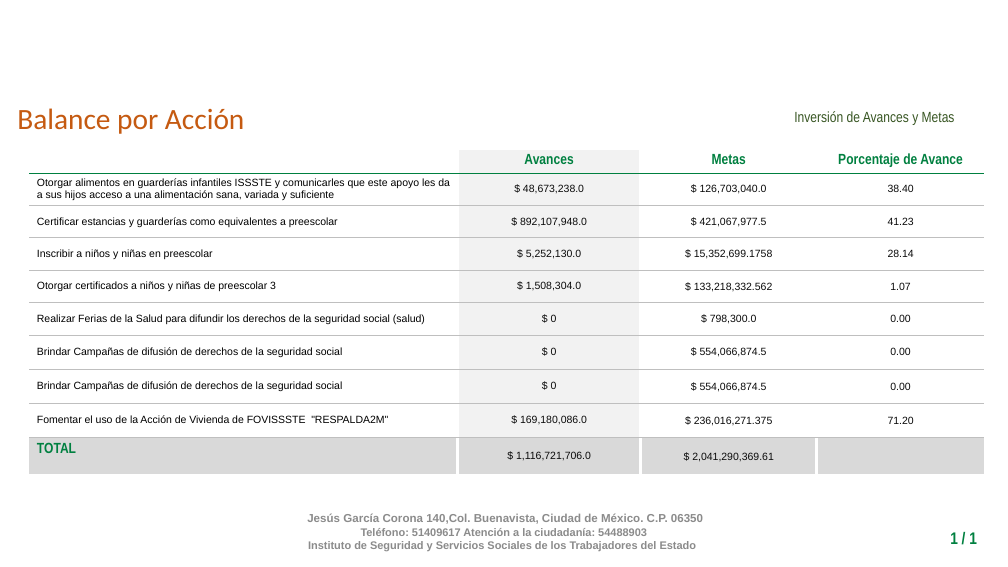
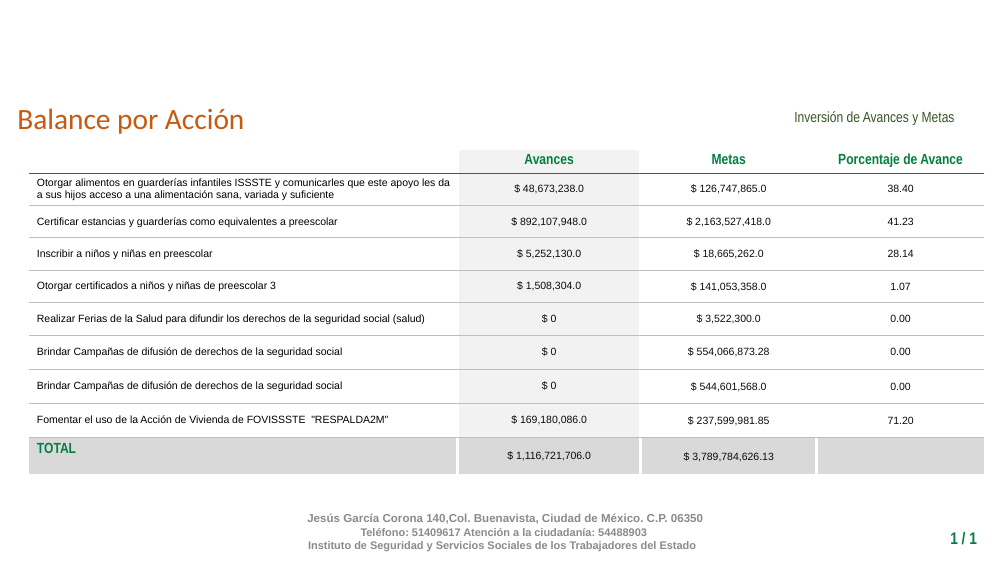
Before and after one commit to fpedro23/djangoISSSTE, a slide deck: slide 2 of djangoISSSTE/static/ppt/ppt-generados/balance_accion_1.pptx. Drawn at 1008x567 pixels with LibreOffice and Linux fonts; fonts in the diff are those of the drawing; background and template pictures are left out. Boxes give left, top, right and bottom in pixels: in the first picture for what was removed or moved away, otherwise in the second. Text is boxed around its words. In the diff, an @@ line names an element or a change of style, - is before the commit and + after.

```diff
--- a/djangoISSSTE/static/ppt/ppt-generados/balance_accion_1.pptx
+++ b/djangoISSSTE/static/ppt/ppt-generados/balance_accion_1.pptx
@@ table at [29, 150, 985, 483] @@
-row 2, column 3: $ 126,703,040.0
+row 2, column 3: $ 126,747,865.0
-row 3, column 3: $ 421,067,977.5
+row 3, column 3: $ 2,163,527,418.0
-row 4, column 3: $ 15,352,699.1758
+row 4, column 3: $ 18,665,262.0
-row 5, column 3: $ 133,218,332.562
+row 5, column 3: $ 141,053,358.0
-row 6, column 3: $ 798,300.0
+row 6, column 3: $ 3,522,300.0
-row 7, column 3: $ 554,066,874.5
+row 7, column 3: $ 554,066,873.28
-row 8, column 3: $ 554,066,874.5
+row 8, column 3: $ 544,601,568.0
-row 9, column 3: $ 236,016,271.375
+row 9, column 3: $ 237,599,981.85
-row 10, column 3: $ 2,041,290,369.61
+row 10, column 3: $ 3,789,784,626.13
```
Also in this commit, not shown: 2 other files.
